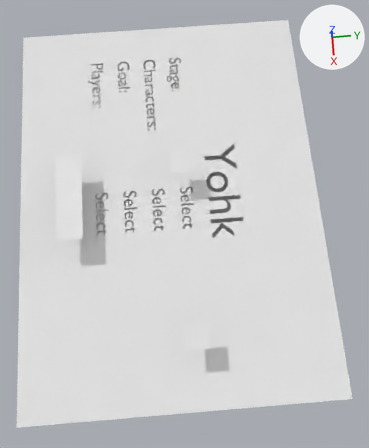
What one commit did to the Blender file start.blend.
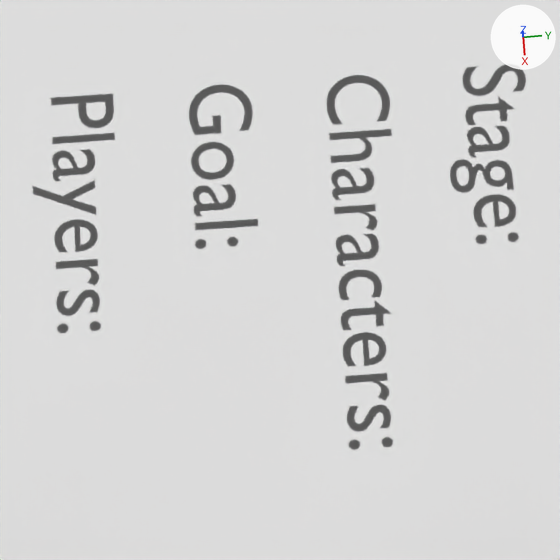
Each version is shown whole from a 50 mm camera at (0.67, 0.002, 1.782) aimed at (0.11, 0.047, 0.016), then close up on the part from 22% to 51% of the width and 10% to 34% of the height. Arrows for +X, +Y and +Z are at upper right; the lights stay in place. Text is drawn in Blender's own font.

The older version as bpy lines, for what is in view:
```python
me_backdrop = bpy.data.meshes.new('backdrop')
me_backdrop.from_pydata([(0.683, -0.5, 0.0), (-0.683, -0.5, 0.0), (0.683, 0.5, 0.0), (-0.683, 0.5, 0.0)], [], [(1, 0, 2, 3)])
me_backdrop.materials.append(mat_paper_backdrop)  # its picture is missing
txt_charactersconst = bpy.data.curves.new('charactersConst', 'FONT')
txt_charactersconst.body = 'Characters:'
txt_charactersconst.materials.append(None)
txt_stageconst = bpy.data.curves.new('stageConst', 'FONT')
txt_stageconst.body = 'Stage:'
txt_stageconst.materials.append(None)
ob_backdrop = bpy.data.objects.new('backdrop', me_backdrop)
ob_backdrop.location = (0.0, 0.0, 0.0)
ob_backdrop.scale = (1.1, 1.1, 1.1)
ob_text_charactersconst = bpy.data.objects.new('text_charactersConst', txt_charactersconst)
ob_text_charactersconst.location = (-0.6072, -0.0638, 0.0)
ob_text_charactersconst.scale = (0.0693, 0.0693, 0.0693)
ob_text_stageconst = bpy.data.objects.new('text_stageConst', txt_stageconst)
ob_text_stageconst.location = (-0.6072, 0.0412, 0.0)
ob_text_stageconst.scale = (0.0693, 0.0693, 0.0693)
# also in view: 'text_playersConst' at (-0.5, -0.258, 0.0); 'text_goalConst' at (-0.533, -0.145, 0.0)
```
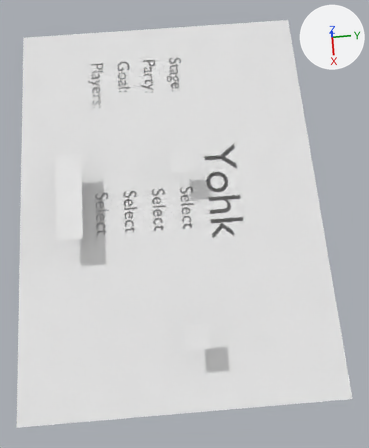
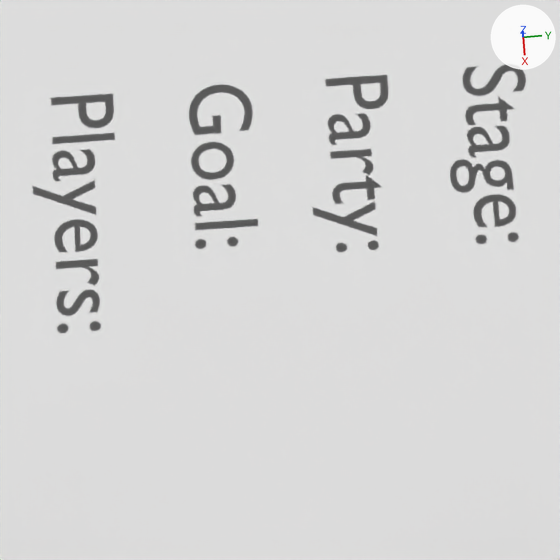
Pixel boxes [x1, y1, x2, y2] of what changed, in the close-ups (560 x 560 px):
'text_charactersConst', text changed
    before: [327, 75, 393, 450]
    after: [313, 75, 388, 252]

The change in detail:
In text 'charactersConst' (txt_charactersconst), body goes from 'Characters:' to 'Party:'.
